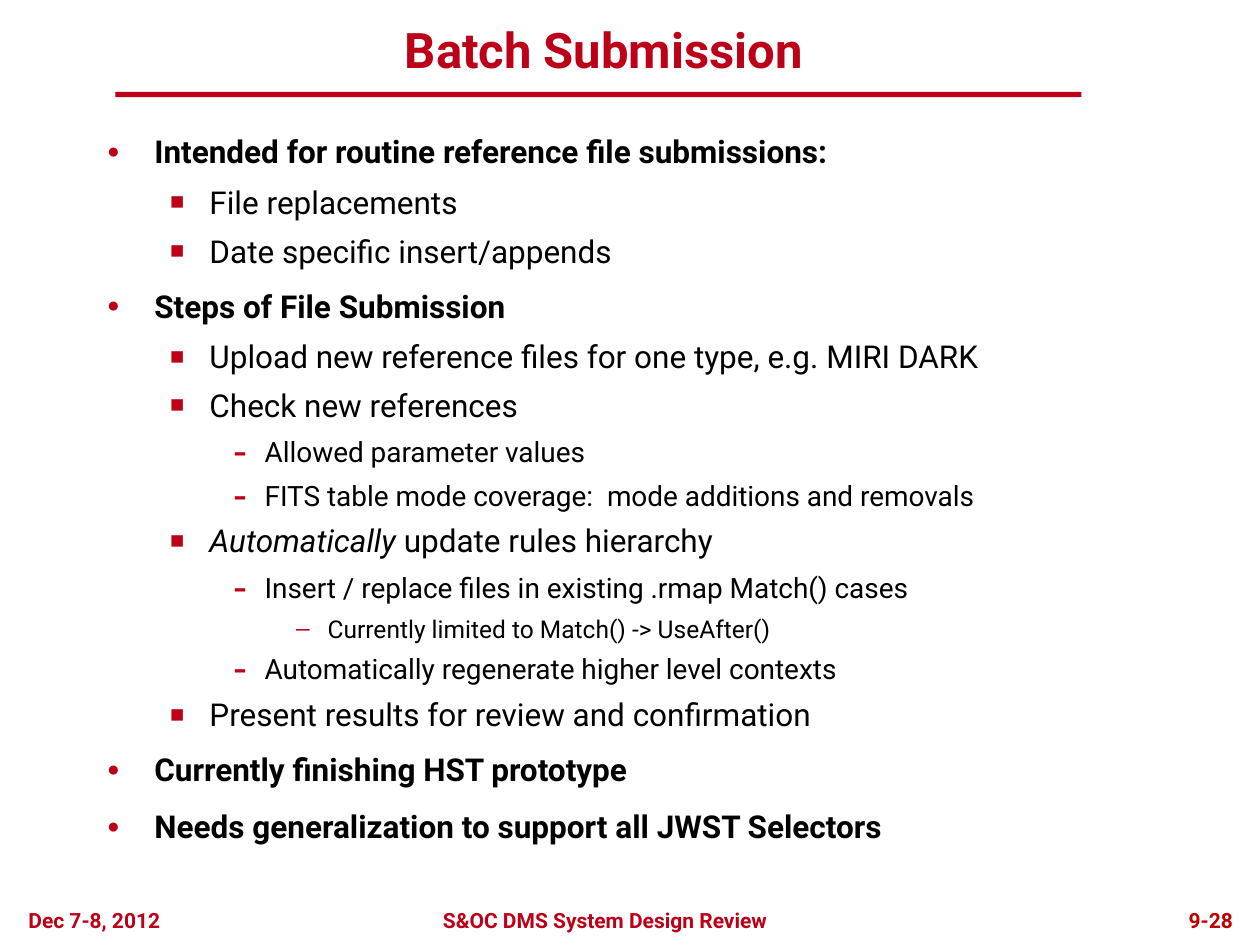
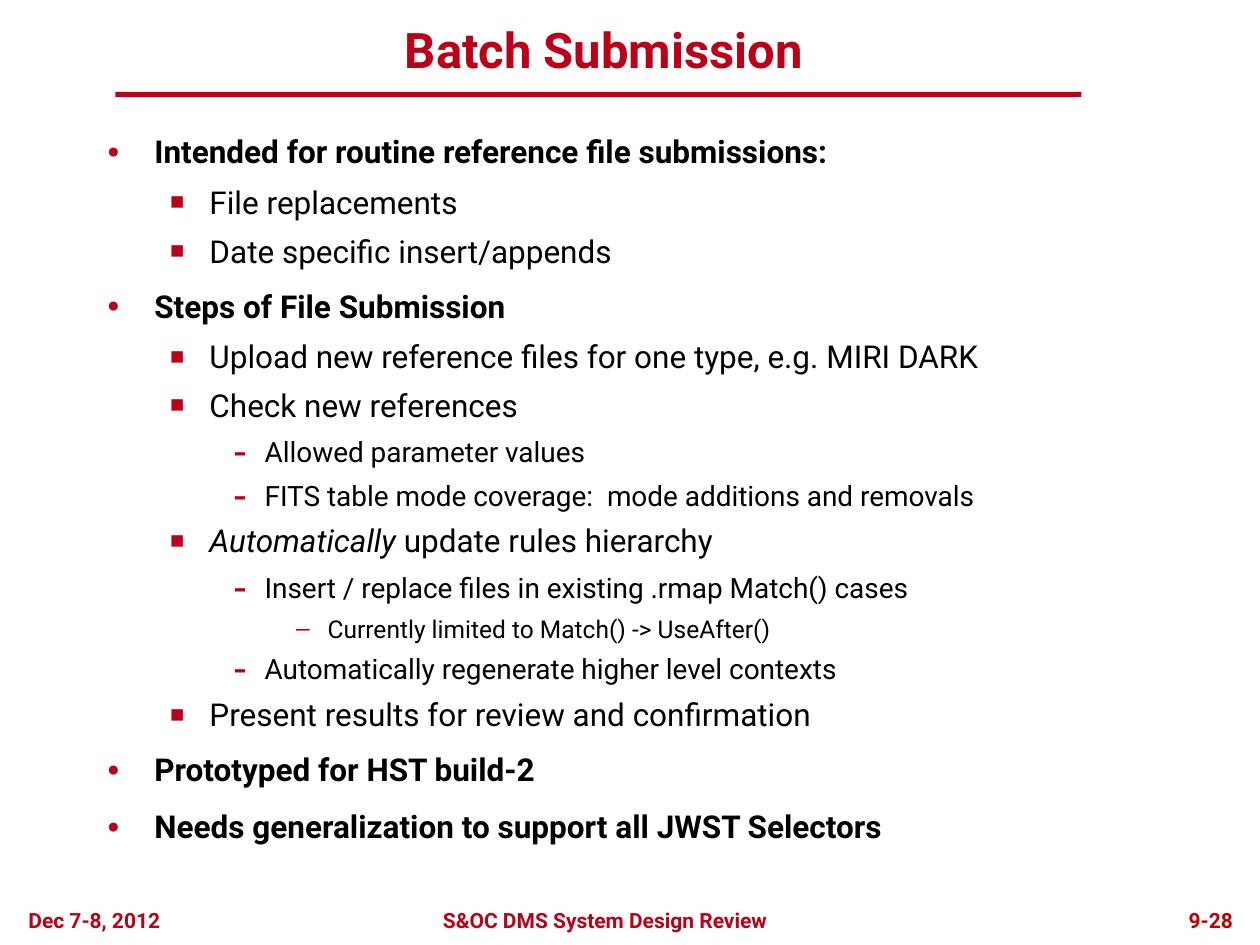
Before and after one commit to spacetelescope/crds, a slide deck: slide 27 of docs/DMS_SDR2_09_CRDS_final.pptx. Drawn at 1260x945 pixels with LibreOffice and Linux fonts; fonts in the diff are those of the drawing; background and template pictures are left out. Boxes give left, top, right and bottom in pixels: in the first picture for what was removed or moved away, otherwise in the second. Text is boxed around its words. In the diff, an @@ line names an element or a change of style, - is before the commit and + after.

```diff
--- a/docs/DMS_SDR2_09_CRDS_final.pptx
+++ b/docs/DMS_SDR2_09_CRDS_final.pptx
@@ text at (154,757,535,788): text changed @@
-● Currently finishing HST prototype
+● Prototyped for HST build-2
```
Also in this commit, not shown: 11 other slides changed.
